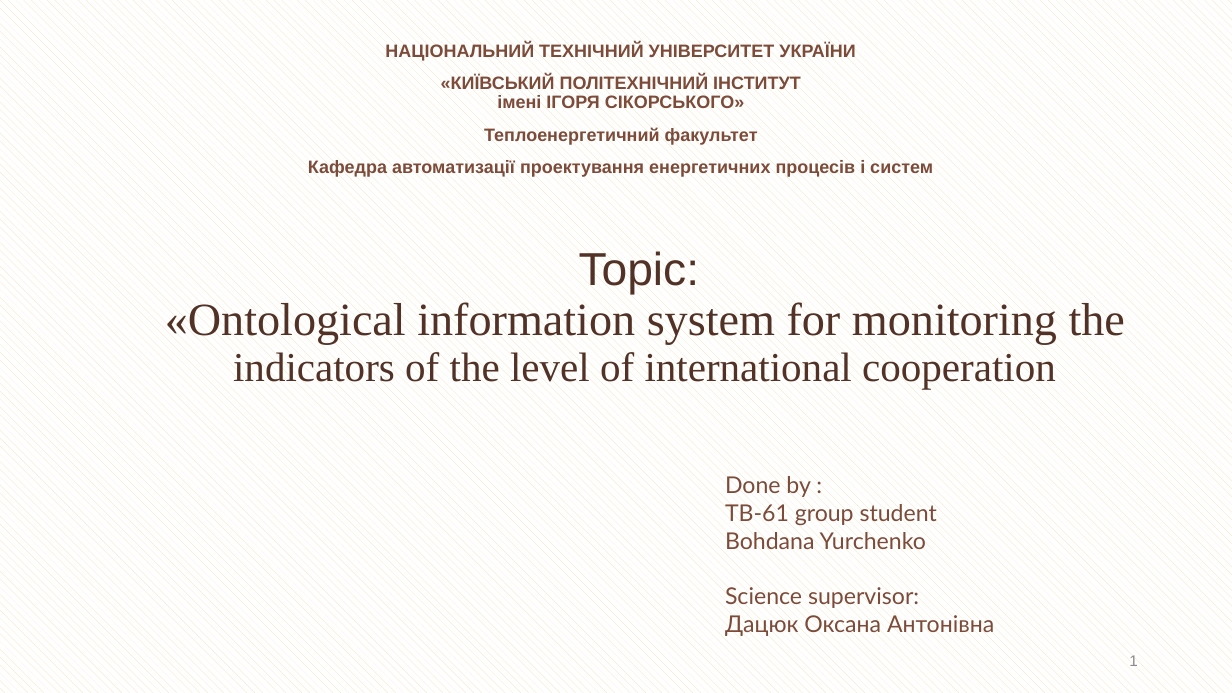
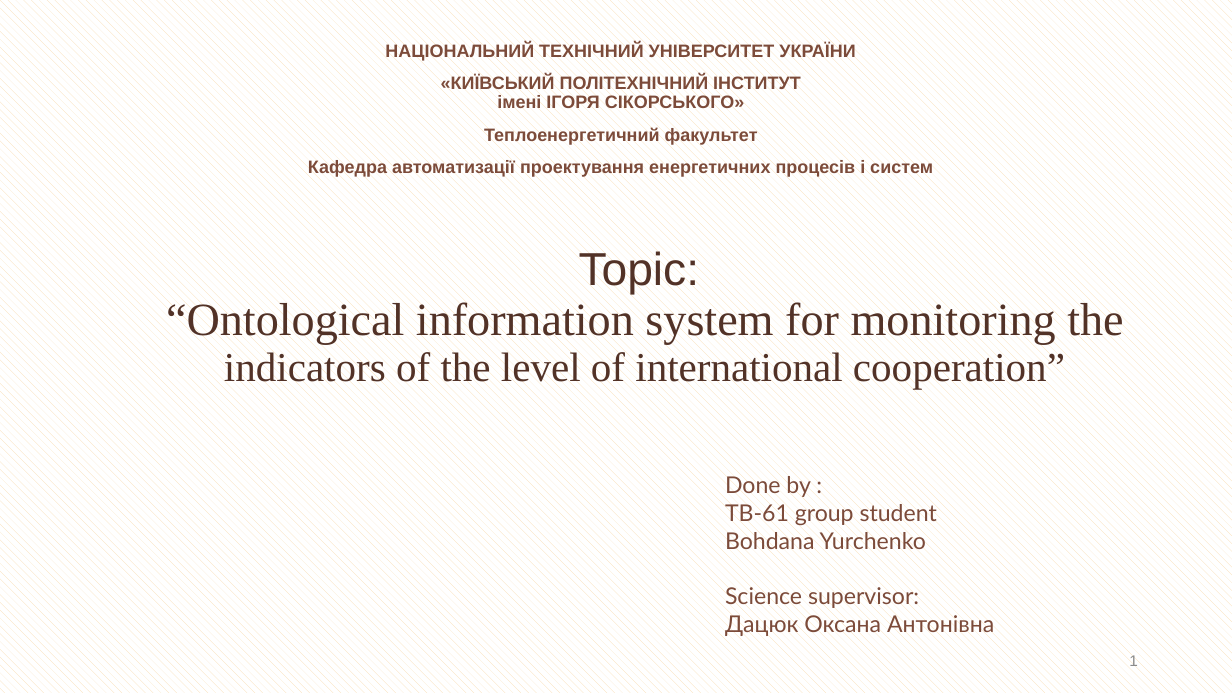
Before and after one commit to dankaiurchenko/all_labs_5_year, a slide deck: slide 1 of semester5.2/презентація2.pptx. Drawn at 1232x693 pixels with LibreOffice and Linux fonts; fonts in the diff are those of the drawing. Boxes give left, top, right and bottom in pixels: in the first picture for what was removed or moved away, otherwise in the second. Text is boxed around its words. In the diff, an @@ line names an element or a change of style, - is before the commit and + after.

```diff
--- a/semester5.2/презентація2.pptx
+++ b/semester5.2/презентація2.pptx
@@ title at (166, 249, 1123, 389): text changed @@
-Topic:
-«Ontological information system for monitoring the indicators of the level of international cooperation
+Topic:
+“Ontological information system for monitoring the indicators of the level of international cooperation”
```
Also in this commit, not shown: 26 other files.
